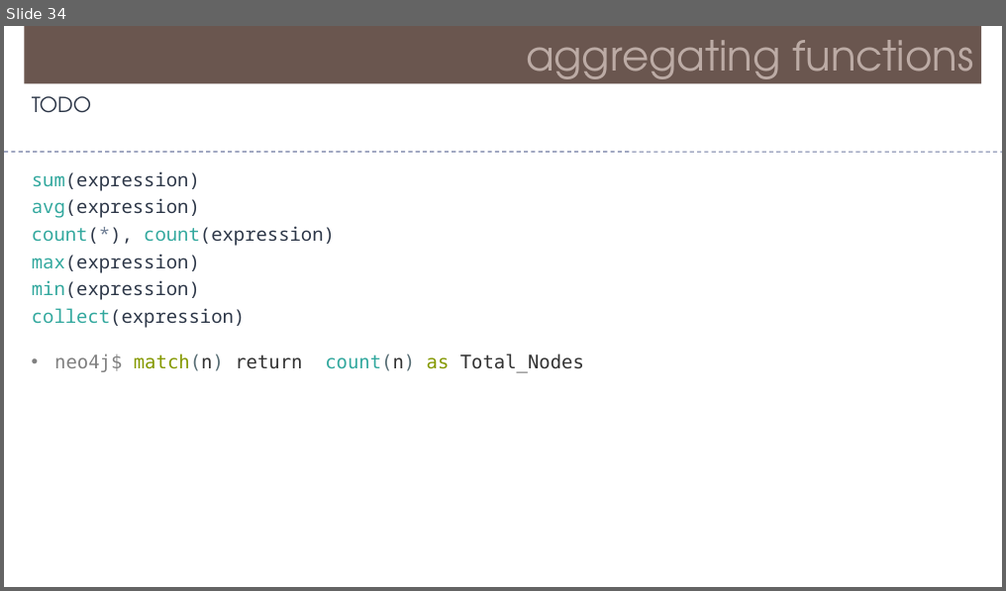
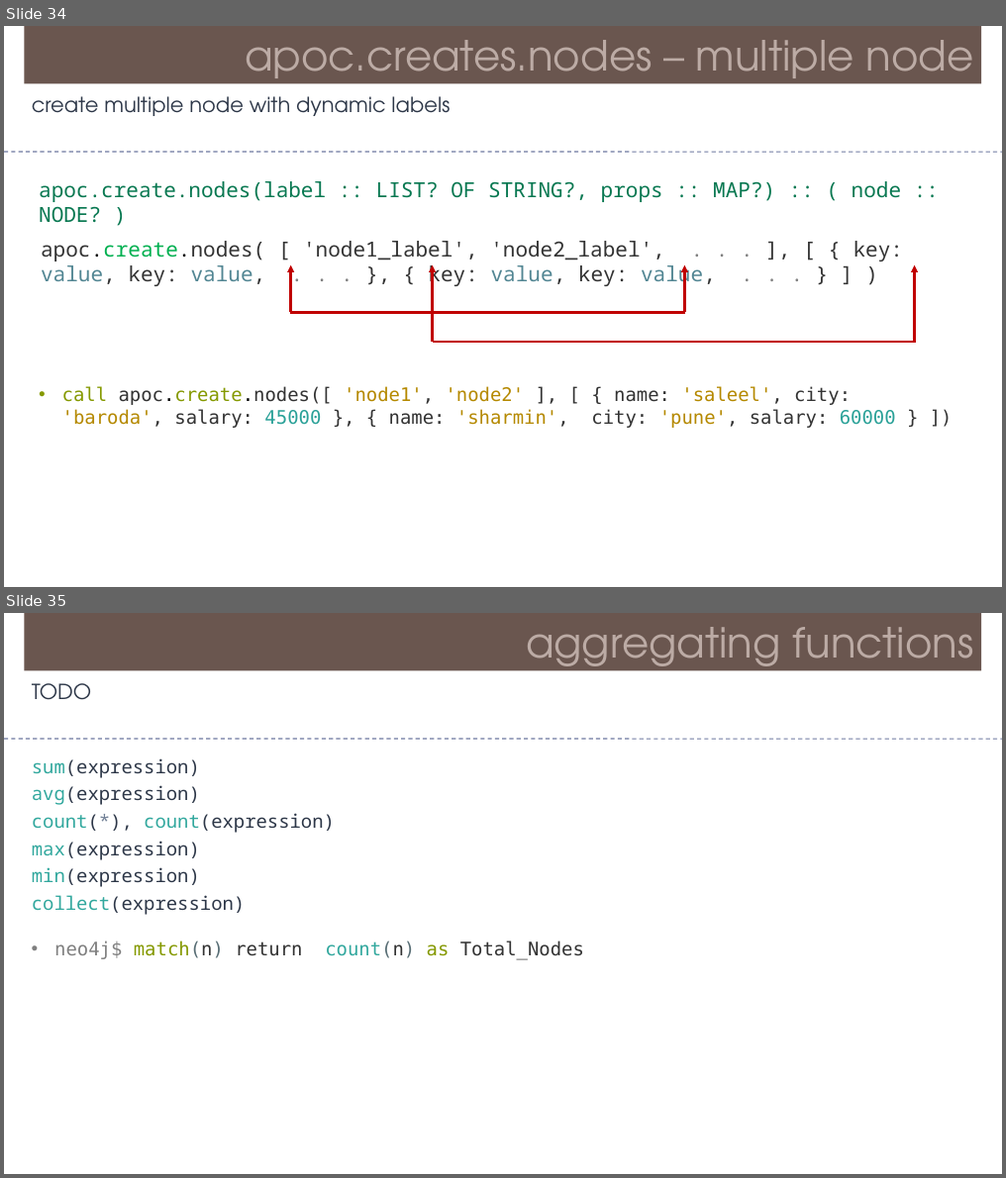
Before and after one commit to Saleel-Bagde/PPT-s, a slide deck: Neo4j.pptx. Shown one above the other, each under a label of ours: slide 34 before the commit, slides 34 and 35 after it. The pictures are 1006x591 and 1006x1178 pixels, drawn with LibreOffice and Linux fonts; fonts in the diff are those of the drawing. Boxes give left, top, right and bottom in pixels: in the first picture for what was removed or moved away, otherwise in the second. Text is boxed around its words. In the diff, an @@ line names an element or a change of style, - is before the commit and + after.

```diff
--- a/Neo4j.pptx
+++ b/Neo4j.pptx
@@ slide 34 added at (4, 26, 1002, 587), background #FFFFFF @@
@@ rectangle added at (24, 26, 982, 83), fill #6A5650, 40 pt, text #BCABA5 @@
+apoc.creates.nodes – multiple node
@@ text added at (32, 96, 450, 116), 20 pt, text #2D3748 @@
+create multiple node with dynamic labels
@@ line added from (4, 152) to (1002, 152), #6E78A0 0.99 pt dashed @@
@@ text added at (39, 181, 901, 202), 20 pt, text #087851 @@
+apoc.create.nodes(label :: LIST? OF STRING?, props :: MAP?) :: ( node :: NODE? )
@@ text added at (41, 241, 903, 288), 20 pt, text #333333 @@
+apoc.create.nodes( [ 'node1_label', 'node2_label', . . . ], [ { key: value, key: value, . . . }, { key: value, key: value, . . . } ] )
@@ arrow added from (291, 313) to (291, 266), #C00000 2.25 pt @@
@@ arrow added from (433, 342) to (433, 266), #C00000 2.25 pt @@
@@ arrow added from (684, 313) to (684, 266), #C00000 2.25 pt @@
@@ arrow added from (915, 342) to (915, 266), #C00000 2.25 pt @@
@@ line added from (291, 313) to (685, 313), #C00000 2.25 pt @@
@@ line added from (433, 342) to (916, 342), #C00000 2.25 pt @@
@@ text added at (62, 386, 896, 428), 18 pt, text #333333 @@
+• call apoc.create.nodes([ 'node1', 'node2' ], [ { name: 'saleel', city: 'baroda', salary: 45000 }, { name: 'sharmin', city: 'pune', salary: 60000 } ])
@@ what was slide 34 is now slide 35 @@
```
Also in this commit, not shown: 2 slides changed, 1 other slide added, 1 slide removed, 1 other file.
